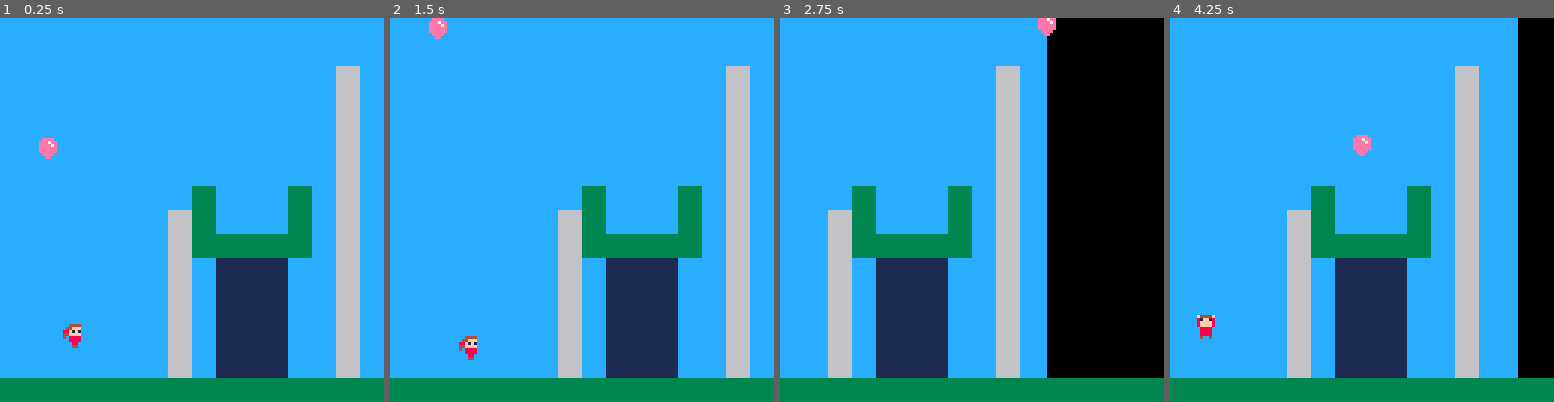
Above: before the commit, frames 1-4 (left to right).
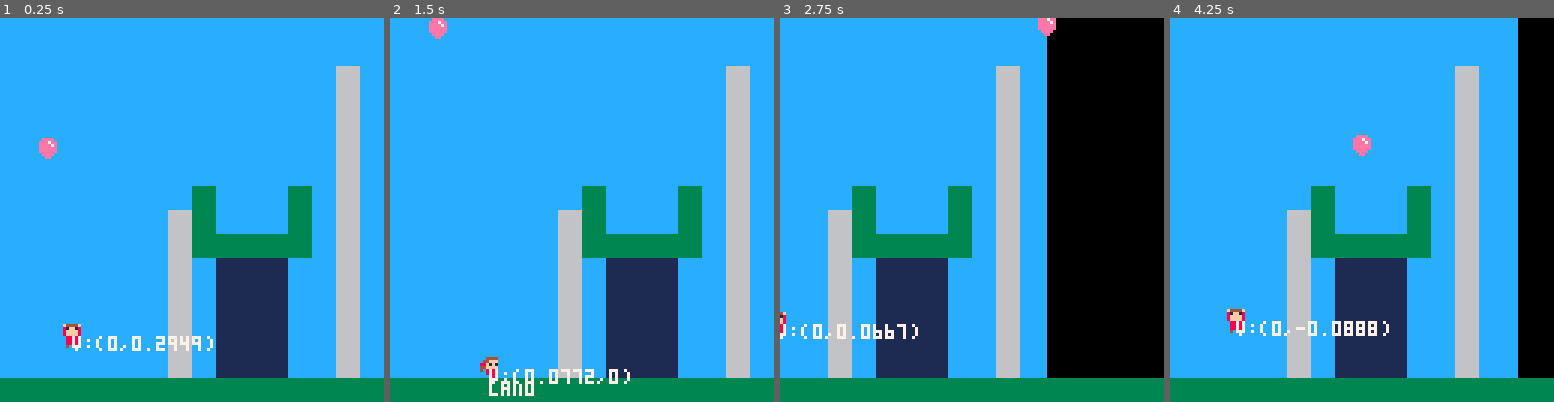
Above: after the commit, the same moments.

Repository: iffy/ppb-pico
Game: PICO-8 cartridge ppb.p8
Same seed, same stepped clock (60 frames per second), same inputs: the game is played once before the commit and once after it.
Inputs:
- Up to frame 1 (0.25 s): no input
- Up to frame 2 (1.5 s): tap X (X key) at 0.33, 1.07 s; tap O (Z key) at 0.7 s
- Up to frame 3 (2.75 s): hold Right 1.6-2.1 s; tap O (Z key) at 1.7, 2.1, 2.5 s; tap X (X key) at 1.85 s; hold Up 2.15-2.42 s; hold Right from 2.47 s (still down)
- Up to frame 4 (4.25 s): tap O (Z key) every 0.4 s from 2.9 to 4.1 s; tap X (X key) at 2.97, 4.08 s; release Right at 3.03 s; hold Left 3.08-3.58 s; hold Down 3.63-3.97 s; hold Right from 4.02 s (still down)

The runs differ from the first frame. In frame 1, 0.7% of the frame differs, in the area x 16-56%, y 79-87%; in frame 2, 1.1%, in the area x 17-63%, y 82-99%; in frame 3, 0.6%; in frame 4, 1.1%.

Commit message:
Pretty good collisions

Diff:
--- a/ppb.p8
+++ b/ppb.p8
@@ -121,6 +121,7 @@
     a.collides_with = {}
     a.beholden_to_walls = true
     a.on_collide = function(other) end
+    a.on_land = false
 
     a.anchorx = 0
     a.anchory = 0
@@ -214,17 +215,20 @@
     if (girl.facing == left) flip_x = true
     pal(red, girl.shirt_color)
     local frame = 7 + girl.frame
-    if (girl.vel.y < 0) then
+    if not(girl.on_land) then
         -- jumping or falling
         frame = 12
-    end
-    if (abs(girl.vel.x) >= 0.05 and abs(girl.vel.y) >= 0.4) then
-        frame = 27
-    end
+        if (abs(girl.vel.x) >= 0.05) then
+            -- going sideways fast
+            frame = 27
+        end
+    end
+
     spr(frame, px, py, 1, 1, flip_x)
     pal()
-    -- print('v:('..girl.vel.x..','..girl.vel.y..')',
-    --     girl.pos.x*8, girl.pos.y*8, white)
+    print('v:('..girl.vel.x..','..girl.vel.y..')',
+        girl.pos.x*8, girl.pos.y*8, white)
+    if (girl.on_land) print('land', girl.pos.x*8, (girl.pos.y+0.5)*8)
 end
 function make_girl(tx, ty)
     girl = make_actor(tx, ty, 'girl')
@@ -236,8 +240,8 @@
     return girl
 end
 function ai_walk_around(girl)
-    if (girl.vel.y == 0) then
-        local r = rnd(10)
+    if (girl.on_land) then
+        local r = rnd(20)
         if (r <= 1) then
             -- change what you're doing
             r = rnd(7)
@@ -247,14 +251,14 @@
             else
                 -- she's holding still
                 if (r <= 5) then
-                    girl.accel.x = rnd(0.15)
+                    girl.accel.x = rnd(0.3)
                 else
-                    girl.accel.x = -rnd(0.15)
+                    girl.accel.x = -rnd(0.3)
                 end
             end
         end
     end
-    local r2 = rnd(6)
+    local r2 = rnd(20)
     if (r2 <= 1 and girl.vel.y == 0) then
         -- jump
         girl.vel.y -= 1.5
@@ -402,11 +406,11 @@
     -- accelerate
     a.vel = vadd(a.vel, a.accel)
 
+    -- actor:actor collisions
+    colliders = collide_actor(a)
+
     -- actor:wall collisions
     if (a.beholden_to_walls) collide_with_walls(a)
-
-    -- actor:actor collisions
-    colliders = collide_actor(a)
 
     -- move
     if (a.should_advance.x) a.pos.x += a.vel.x
@@ -586,46 +590,57 @@
 -- this only works for w,h less than 1
 -- it checks the 4 corners
 function in_solid(x,y,w,h)
-    local xret = 0
-    local yret = 0
-    if is_solid(x-w, y-h) then
-        xret += -1
-        yret += -1
-    end
-    if is_solid(x+w, y-h) then
-        xret +=  1
-        yret += -1
-    end
-    if is_solid(x-w, y+h) then
-        xret += -1
-        yret +=  1
-    end
-    if is_solid(x+w, y+h) then
-        xret +=  1
-        yret +=  1
-    end
-    if (xret ~= 0 or yret ~= 0) then
-        return vector(xret, yret)
-    end
-    return false
-end
-
--- BUG: fast-moving balloons can get stuck inside solid blocks
+    return is_solid(x-w, y-h)
+        or is_solid(x+w, y-h)
+        or is_solid(x-w, y+h)
+        or is_solid(x+w, y+h)
+end
+
+function snap(a, direction)
+    while (not(in_solid(a.pos.x, a.pos.y, a.w, a.h))) do
+        a.pos = vadd(a.pos, direction)
+    end
+end
+
+-- BUG: fast-moving balloons can shoot through single-width solid things
+BOUNCE_THRESH = 0.01
 function collide_with_walls(a)
     npos = vadd(a.pos, a.vel)
-
-    if (npos.x > (map_w)
-        or npos.x < 0
-        or in_solid(npos.x, a.pos.y, a.w, a.h)) then
+    a.on_land = false
+
+    if (in_solid(npos.x, a.pos.y, a.w, 0)) then
         a.should_advance.x = false
         a.vel.x *= -a.bounce
     end
 
-    if (npos.y > map_h
-        or npos.y < 0
-        or in_solid(a.pos.x, npos.y, a.w, a.h)) then
-        a.should_advance.y = false
-        a.vel.y *= -a.bounce
+    if (a.vel.y < 0) then
+        -- going up
+        if (in_solid(a.pos.x, npos.y, a.w, a.h)) then
+
+            if (a.bounce > 0 and abs(a.vel.y) > BOUNCE_THRESH) then
+                -- bounce off ceiling
+                a.should_advance.y = false
+                a.vel.y *= -a.bounce
+            else
+                -- snap to ceiling
+                snap(a, vector(0, -0.01))
+                a.vel.y = 0
+            end
+        end
+    else
+        -- going down
+        if (in_solid(a.pos.x, npos.y, a.w, a.h)) then
+            if (a.bounce > 0 and abs(a.vel.y) > BOUNCE_THRESH) then
+                -- bounce off ground
+                a.should_advance.y = false
+                a.vel.y *= -a.bounce
+            else
+                -- snap to ground
+                snap(a, vector(0, 0.01))
+                a.on_land = true
+                a.vel.y = 0
+            end
+        end
     end
 end
 
